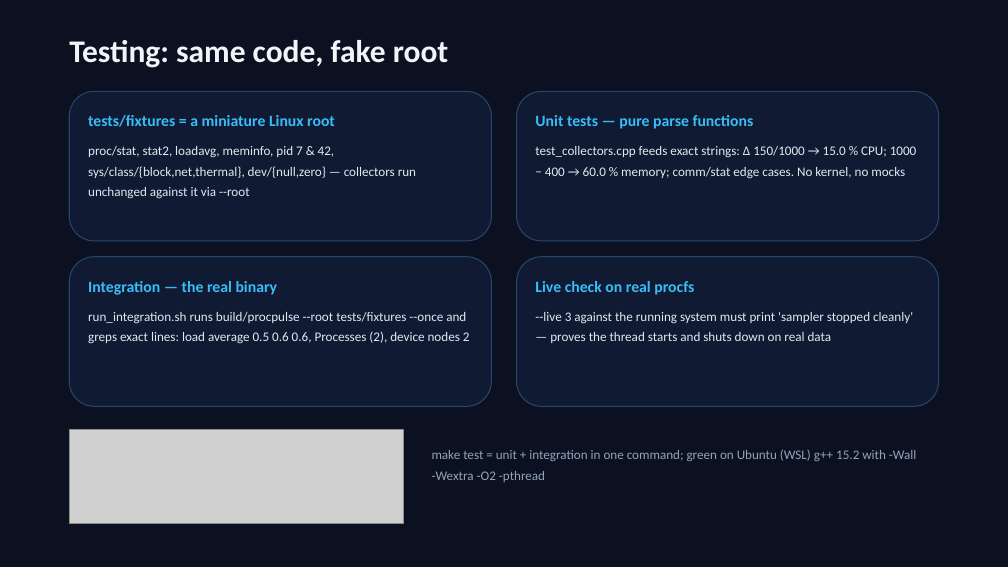
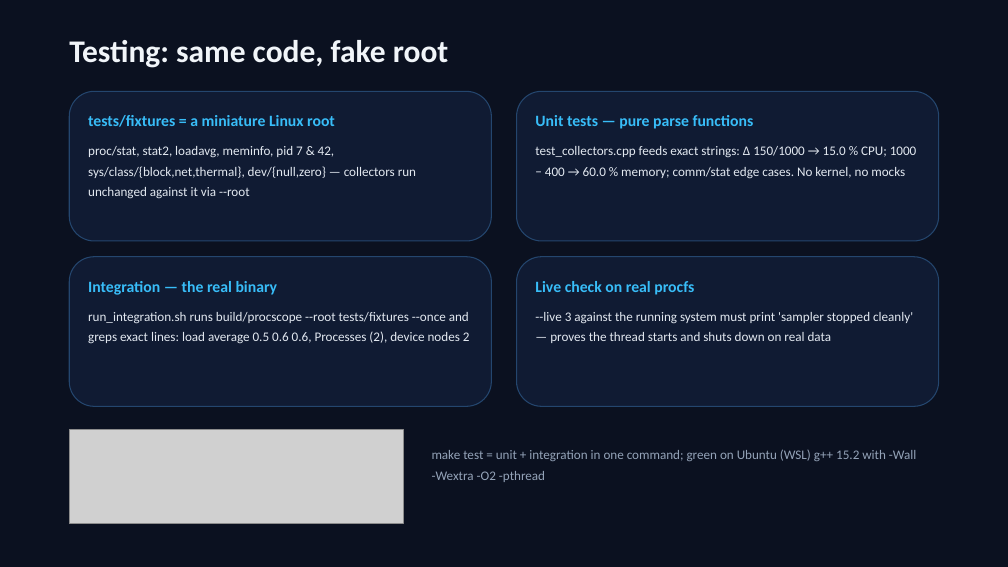
Before and after one commit to iamswoyam/procscope, a slide deck: slide 9 of docs/ProcScope-Interview-Deck.pptx. Drawn at 1008x567 pixels with LibreOffice and Linux fonts; fonts in the diff are those of the drawing; grey boxes stand for pictures. Boxes give left, top, right and bottom in pixels: in the first picture for what was removed or moved away, otherwise in the second. Text is boxed around its words. In the diff, an @@ line names an element or a change of style, - is before the commit and + after.

Commit message:
refactor: rename project ProcPulse to ProcScope across code, build, tests and docs

```diff
--- a/docs/ProcScope-Interview-Deck.pptx
+++ b/docs/ProcScope-Interview-Deck.pptx
@@ text at (x1=88, y1=312, x2=470, y2=344): text changed @@
-run_integration.sh runs build/procpulse --root tests/fixtures --once and greps exact lines: load average 0.5 0.6 0.6, Processes (2), device nodes 2
+run_integration.sh runs build/procscope --root tests/fixtures --once and greps exact lines: load average 0.5 0.6 0.6, Processes (2), device nodes 2
```
Also in this commit, not shown: 3 other slides changed, 26 other files.
